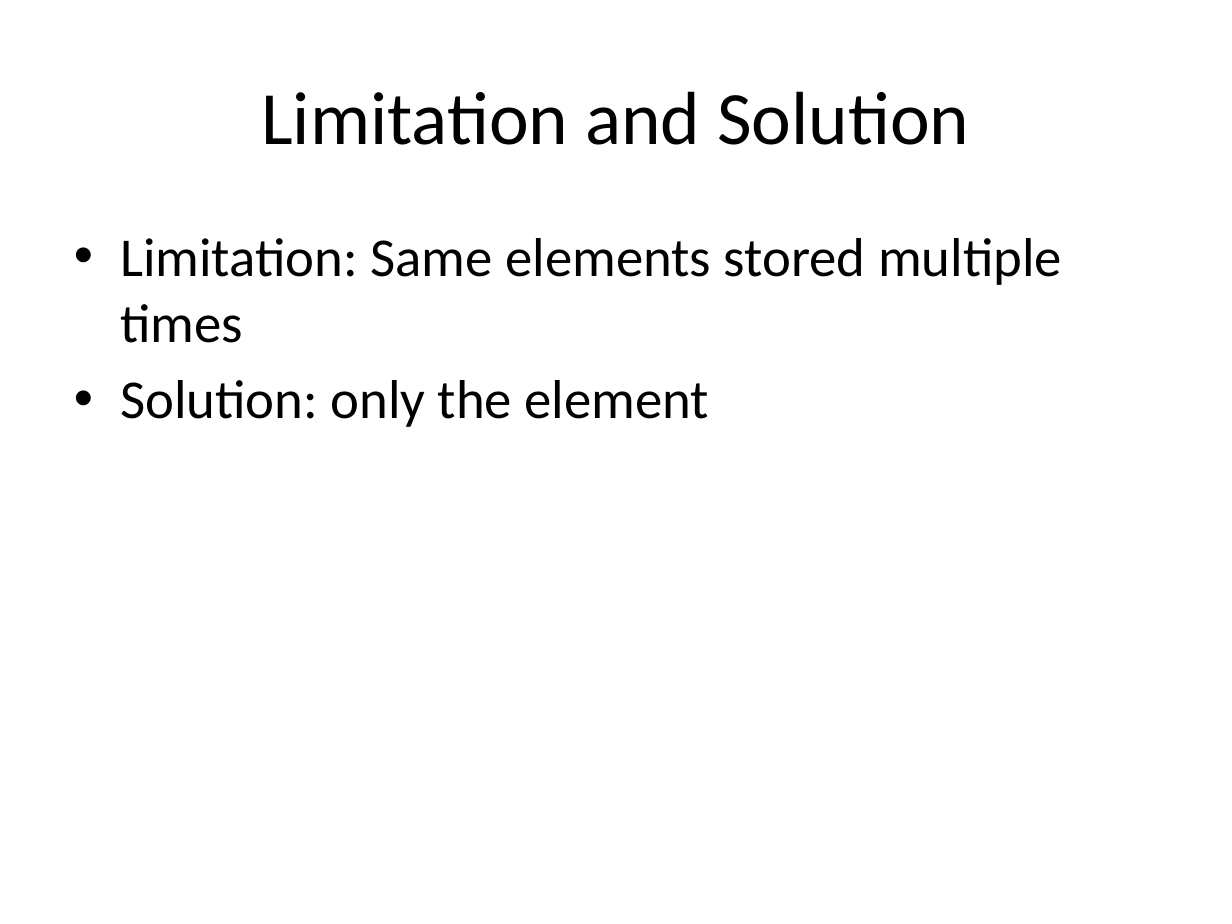
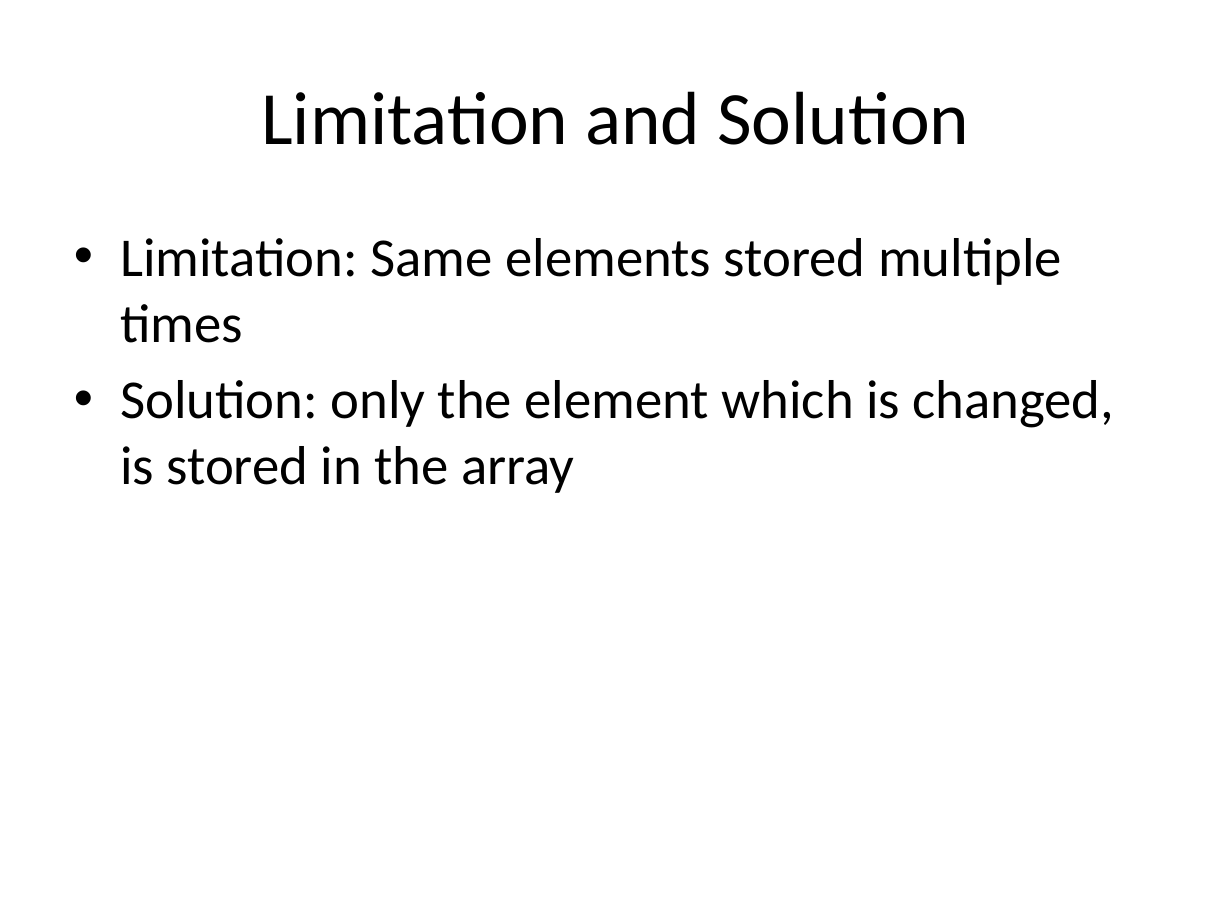
Before and after one commit to SirArthur7/PersistantDataStructure, a slide deck: slide 8 of Kanko/Persistent Array.pptx. Drawn at 1232x924 pixels with LibreOffice and Linux fonts; fonts in the diff are those of the drawing. Boxes give left, top, right and bottom in pixels: in the first picture for what was removed or moved away, otherwise in the second. Text is boxed around its words. In the diff, an @@ line names an element or a change of style, - is before the commit and + after.

```diff
--- a/Kanko/Persistent Array.pptx
+++ b/Kanko/Persistent Array.pptx
@@ text at (x1=120, y1=380, x2=1115, y2=493): text changed @@
-• Solution: only the element
+• Solution: only the element which is changed, is stored in the array
```
Also in this commit, not shown: 10 slides added.
